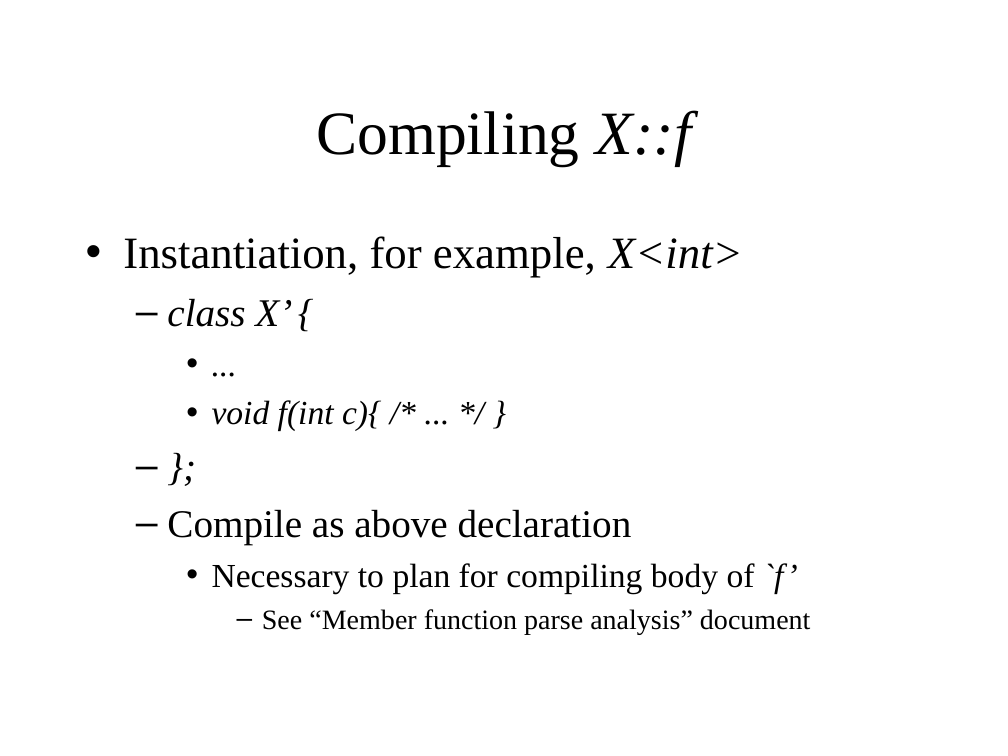
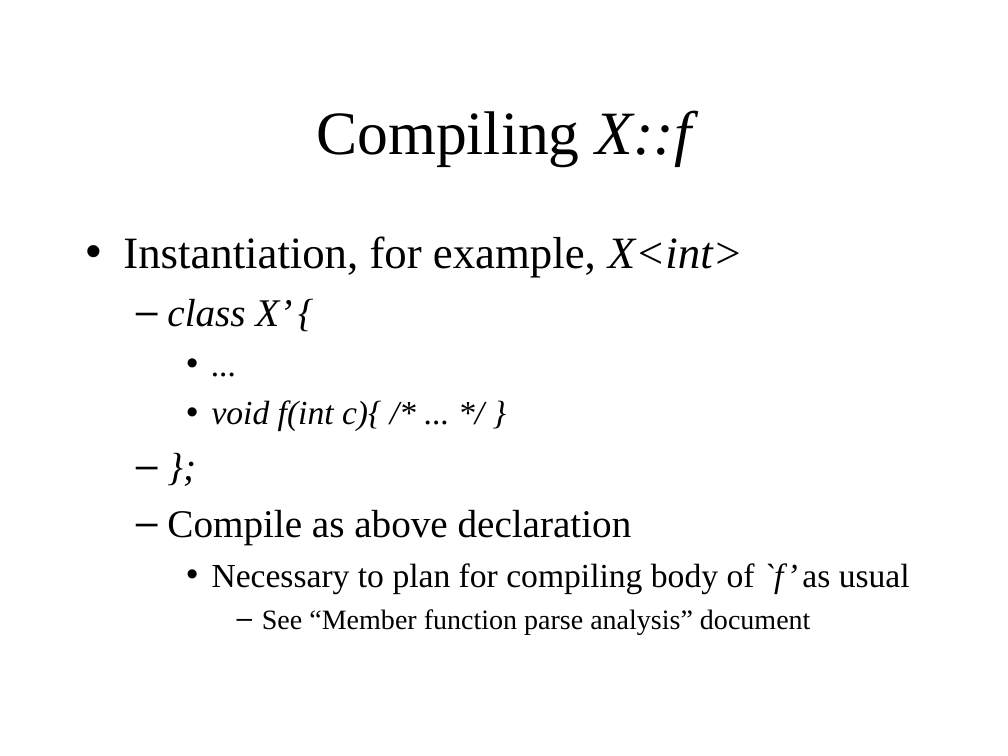
Before and after one commit to KeiHasegawa/cxx_doc, a slide deck: slide 3 of 20_template_mem_fun_e.ppt. Drawn at 1008x756 pixels with LibreOffice and Linux fonts; fonts in the diff are those of the drawing. Boxes give left, top, right and bottom in pixels: in the first picture for what was removed or moved away, otherwise in the second. Text is boxed around its words. In the diff, an @@ line names an element or a change of style, - is before the commit and + after.

```diff
--- a/20_template_mem_fun_e.ppt
+++ b/20_template_mem_fun_e.ppt
@@ text at [212, 563, 910, 593]: text changed @@
-    • Necessary to plan for compiling body of `f’
+    • Necessary to plan for compiling body of `f’ as usual
```
Also in this commit, not shown: 2 other slides changed, 2 slides added, 3 other files.
